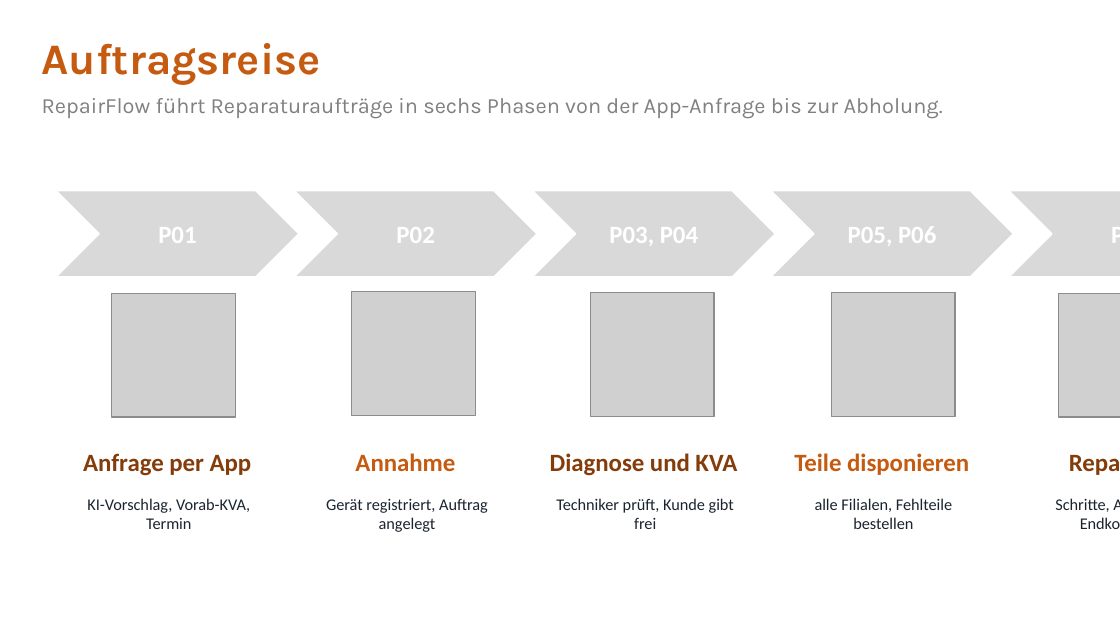
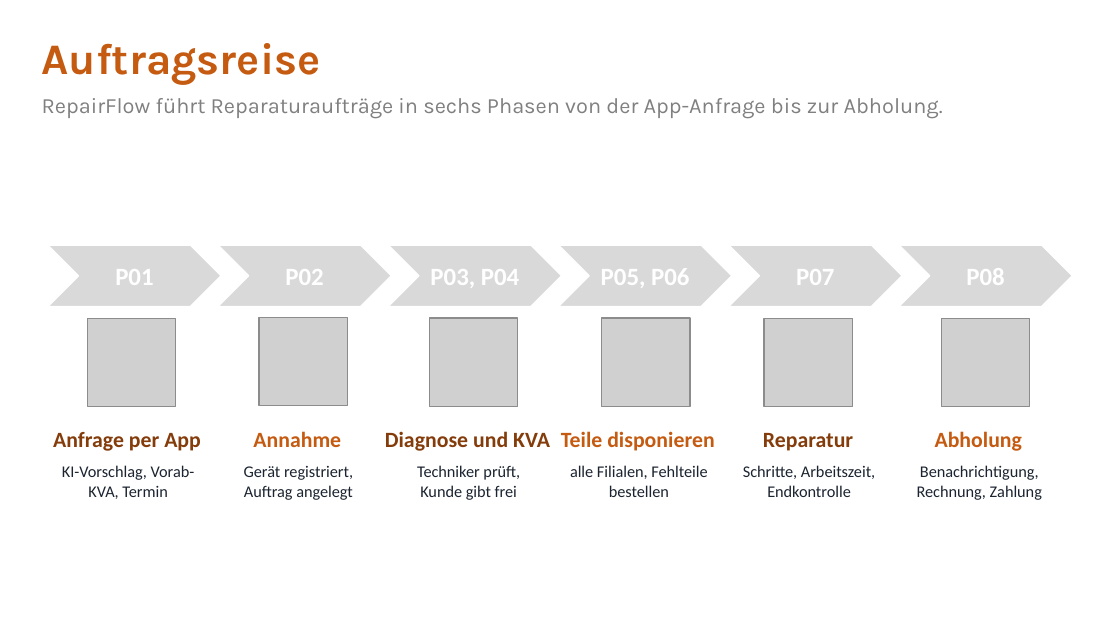
Before and after one commit to jakobschwan123-cmd/casestudy-semester-3, a slide deck: slide 6 of 4_praesentation/Abschlusspraesentation.pptx. Drawn at 1120x630 pixels with LibreOffice and Linux fonts; fonts in the diff are those of the drawing; grey boxes stand for pictures; background and template pictures are left out. Boxes give left, top, right and bottom in pixels: in the first picture for what was removed or moved away, otherwise in the second. Text is boxed around its words. In the diff, an @@ line names an element or a change of style, - is before the commit and + after.

```diff
--- a/4_praesentation/Abschlusspraesentation.pptx
+++ b/4_praesentation/Abschlusspraesentation.pptx
@@ chevron: place and size @@
-chevron at (56,190,299,277)
+chevron at (47,245,221,307)
@@ text "P01": place and size @@
-text "P01" at (158,220,196,250)
+text "P01" at (115,262,153,292)
@@ chevron: place and size @@
-chevron at (295,190,538,277)
+chevron at (218,245,392,307)
@@ text "P02": place and size @@
-text "P02" at (396,220,434,250)
+text "P02" at (285,262,323,292)
@@ chevron: place and size @@
-chevron at (532,190,775,277)
+chevron at (388,245,561,307)
@@ text "P03, P04": place and size @@
-text "P03, P04" at (609,220,698,250)
+text "P03, P04" at (430,262,519,292)
@@ chevron: place and size @@
-chevron at (771,190,1014,277)
+chevron at (559,245,732,307)
@@ text "P05, P06": place and size @@
-text "P05, P06" at (848,220,936,250)
+text "P05, P06" at (601,262,689,292)
@@ chevron: place and size @@
-chevron at (1009,190,1120,277)
+chevron at (728,245,902,307)
@@ text "P07" rewrapped from (1040,190,1120,277) to (796,262,834,292) @@
@@ picture removed at (352,292,475,416) @@
@@ picture removed at (832,293,955,417) @@
@@ picture removed at (1058,293,1120,417) @@
@@ picture: place and size @@
-picture at (112,293,235,417)
+picture at (87,318,176,407)
@@ group added at (259,245,1073,500): 4 pictures, 3 texts, 1 chevron @@
+P08
+Abholung
+Benachrichtigung, Rechnung, Zahlung
@@ picture: place and size @@
-picture at (590,293,713,417)
+picture at (601,318,690,407)
@@ text "Anfrage per App": place and size @@
-text "Anfrage per App" at (83,453,252,476)
+text "Anfrage per App" at (53,432,201,451)
@@ text "Annahme": place and size @@
-text "Annahme" at (355,453,455,472)
+text "Annahme" at (253,431,341,447)
@@ text "Diagnose und KVA": place and size @@
-text "Diagnose und KVA" at (550,453,737,476)
+text "Diagnose und KVA" at (385,431,550,451)
@@ text "Teile disponieren": place and size @@
-text "Teile disponieren" at (794,453,969,475)
+text "Teile disponieren" at (561,431,714,451)
@@ size 16 to 14 pt in 5 elements at (53,432,201,451), (253,431,341,447), (385,431,550,451), (561,431,714,451), (763,433,853,451) @@
@@ text "Reparatur": place and size @@
-text "Reparatur" at (1017,430,1120,493)
+text "Reparatur" at (763,433,853,451)
@@ text "KI-Vorschlag, Vorab-KVA, Termin" rewrapped from (87,498,250,529) to (62,465,195,499) @@
@@ text "Gerät registriert, Auftrag angelegt" rewrapped from (326,499,488,532) to (244,466,353,500) @@
@@ text "Techniker prüft, Kunde gibt frei" rewrapped from (556,498,734,529) to (417,465,520,500) @@
@@ text "alle Filialen, Fehlteile bestellen": place and size @@
-text "alle Filialen, Fehlteile bestellen" at (815,498,952,529)
+text "alle Filialen, Fehlteile bestellen" at (570,465,707,497)
@@ text "Schritte, Arbeitszeit, Endkontrolle" rewrapped from (1055,498,1109,512) to (743,465,875,497) @@
```
Also in this commit, not shown: 8 other slides changed, 1 slide removed, 12 other files.
